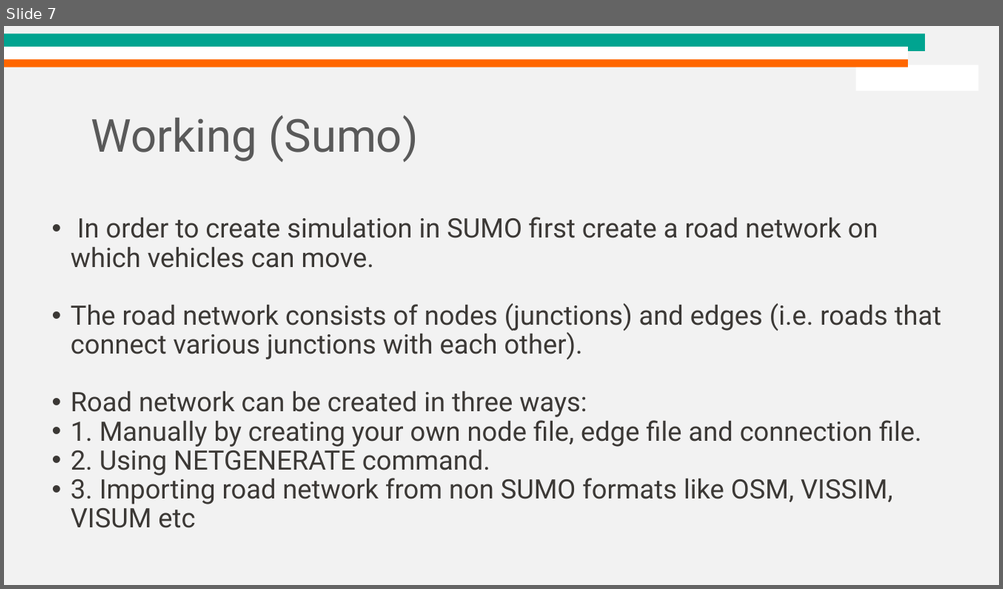
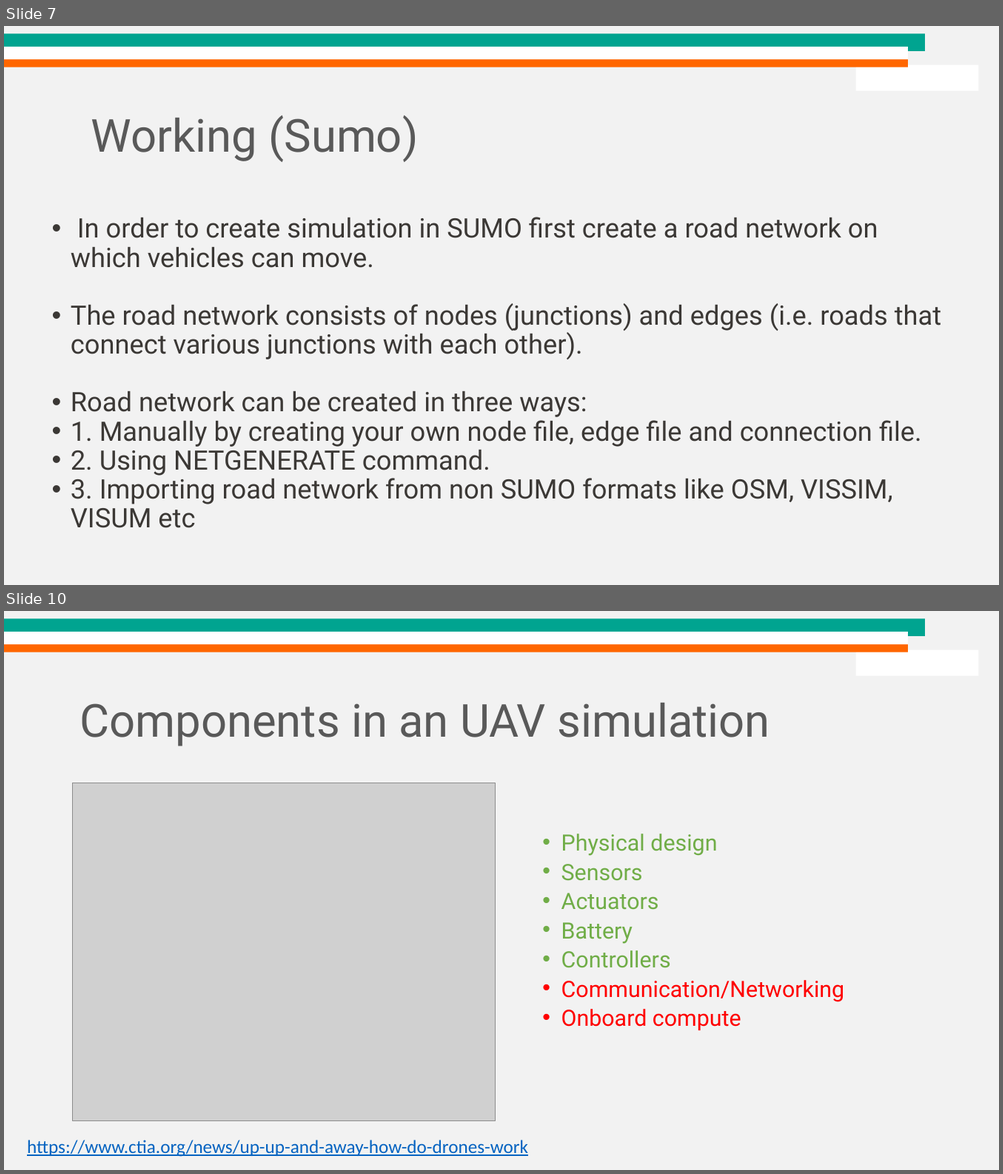
Before and after one commit to dream-lab/acm-school-iot-2021, a slide deck: Physical_Simulators/IoT Simulators.pptx. Shown one above the other, each under a label of ours: slide 7 before the commit, slides 7 and 10 after it; the slides between them are not shown. The pictures are 1003x589 and 1003x1174 pixels, drawn with LibreOffice and Linux fonts; fonts in the diff are those of the drawing; grey boxes stand for pictures; background and template pictures are left out. Boxes give left, top, right and bottom in pixels: in the first picture for what was removed or moved away, otherwise in the second. Text is boxed around its words. In the diff, an @@ line names an element or a change of style, - is before the commit and + after.

```diff
--- a/Physical_Simulators/IoT Simulators.pptx
+++ b/Physical_Simulators/IoT Simulators.pptx
@@ slide 10 added at (4,611,999,1170), background #F2F2F2; not listed: 4 template elements that a slide beside it also shows @@
@@ title added at (79,703,769,746), 44 pt, text #595959 @@
+Components in an UAV simulation
@@ picture added at (73,783,495,1122) @@
@@ text added at (561,834,845,1031), 21.7 pt, text #70AD47 @@
+• Physical design
+• Sensors
+• Actuators
+• Battery
+• Controllers
+• Communication/Networking
+• Onboard compute
@@ text added at (27,1140,528,1157), 18 pt, text #0563C1, underline @@
+https://www.ctia.org/news/up-up-and-away-how-do-drones-work
```
Also in this commit, not shown: 4 slides changed, 2 other slides added, 3 slides removed, 1 other file.
